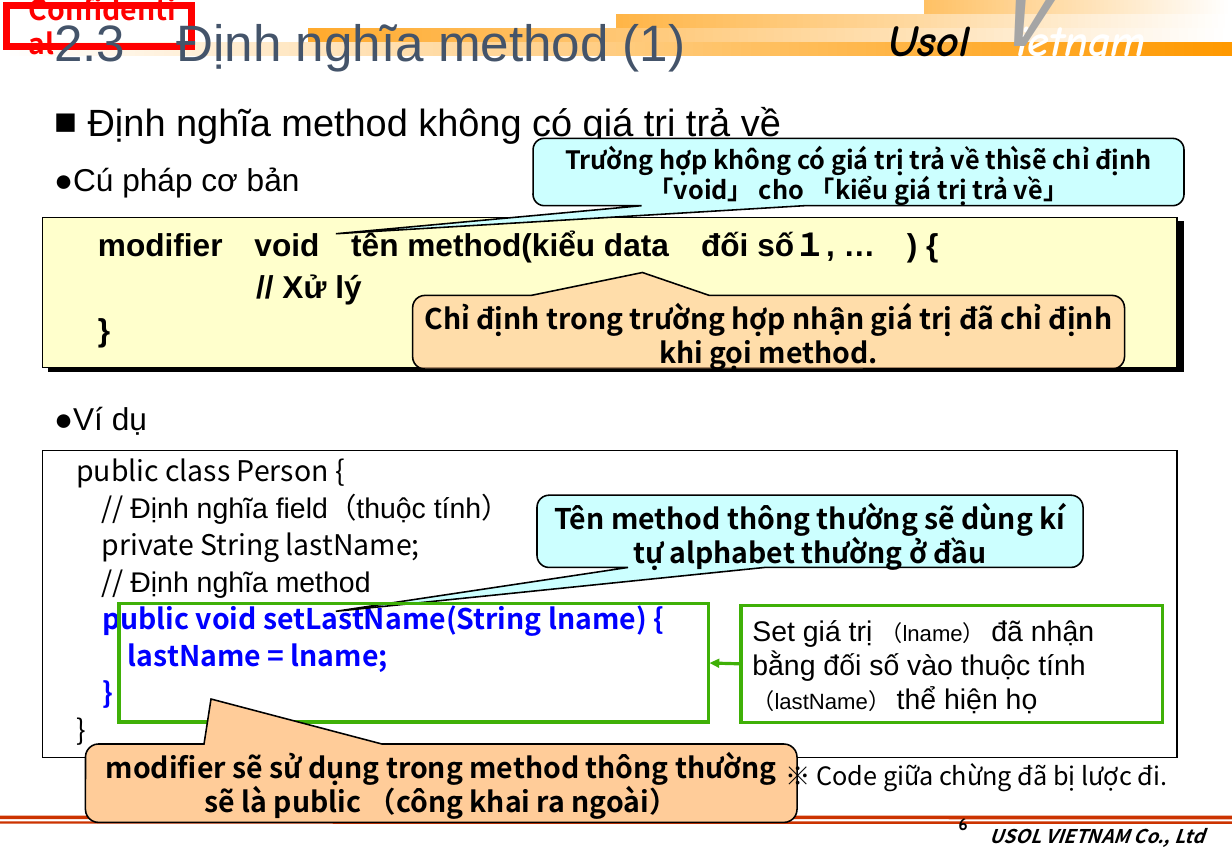
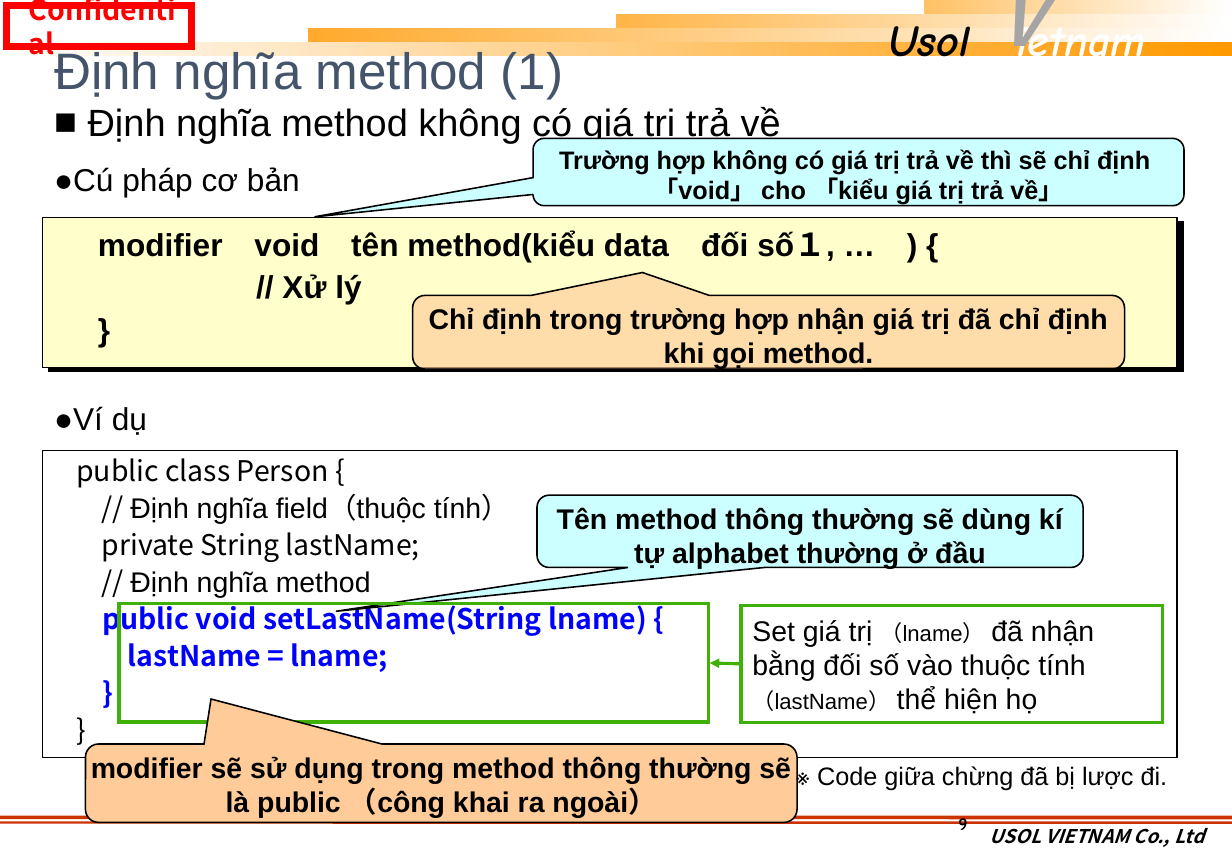
Before and after one commit to khuongmaingoc/javaDoc, a slide deck: slide 9 of Java_Week_5.pptx (slide 6 before the commit). Drawn at 1232x853 pixels with LibreOffice and Linux fonts; fonts in the diff are those of the drawing; background and template pictures are left out. Boxes give left, top, right and bottom in pixels: in the first picture for what was removed or moved away, otherwise in the second. Text is boxed around its words. In the diff, an @@ line names an element or a change of style, - is before the commit and + after.

```diff
--- a/Java_Week_5.pptx
+++ b/Java_Week_5.pptx
@@ title at [54,48,563,99]: text changed @@
-2.3 Định nghĩa method (1)
+Định nghĩa method (1)
@@ rounded speech box "Trường hợp không có giá ..." at [534,139,1184,206]: proportions changed @@
@@ text in rounded speech box at [559,149,1150,206]: text changed; font Noto Sans CJK JP to Arial @@
-Trường hợp không có giá trị trả về thìsẽ chỉ định 「void」 cho 「kiểu giá trị trả về」
+Trường hợp không có giá trị trả về thì sẽ chỉ định
+「void」 cho 「kiểu giá trị trả về」
@@ font Noto Sans CJK JP to Arial in 4 elements at [537,495,1083,568], [413,296,1125,370], [85,744,797,822], [817,766,1168,791] @@
@@ page number at [958,816,967,834]: text changed @@
-6
+9
```
Also in this commit, not shown: 9 other slides changed, 9 slides added, 30 slides removed, 1 other file.
